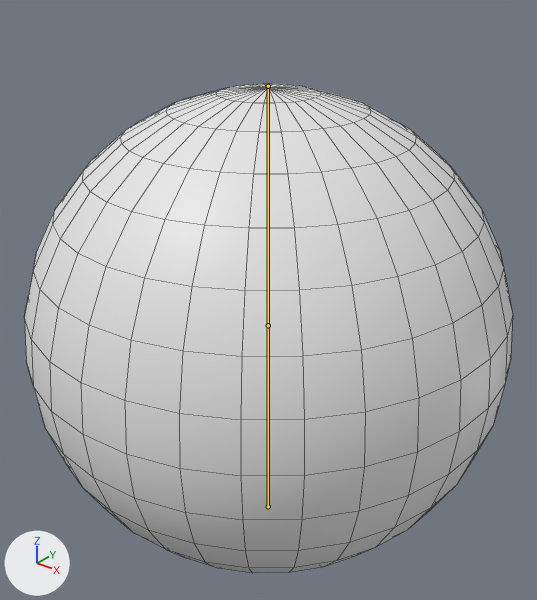
What one commit did to the FBX model Jamsepticeye/Content/Jamsepticeye/Characters/Enemies/EnemyBlob_Animated.fbx.
One viewpoint serves both versions: a 50 mm camera at (1.77, -2.22, 3.03) aimed at (0.0, 0.01, 1.65). Every picture has the same lights, and +X, +Y and +Z are marked at lower left. The picture after the commit comes second. Both versions are drawn at frame 12 of the action 'Armature|Move'; the numbers are the values there. The bones that bend it are drawn over the model as lines. Mesh edges are drawn as thin lines.

Names of what the first picture shows: 'Blob Enemy'.
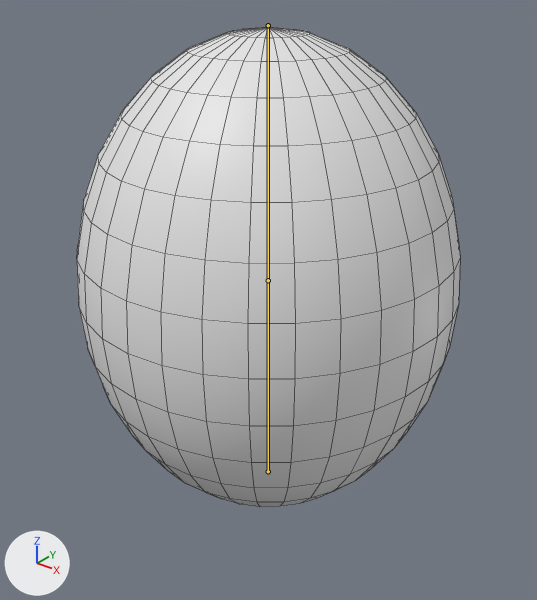
The change in detail:
Bone 'Bone' (bone_bone) moves from (0.0, 0.535, 0.0) to (0.0, 0.747, 0.0).
Bone 'Bone' (bone_bone) is rescaled from (1.0, 1.0, 1.0) to (0.78, 1.0, 0.78).

Where the change shows, as pixel boxes [x1, y1, x2, y2] in the pictures (537 x 600 px):
'Blob Enemy', posed (22% narrower)
    before: [24, 84, 513, 573]
    after: [77, 28, 460, 506]
bone 'Bone', root to tip
    before: (268, 506) to (268, 86)
    after: (268, 471) to (268, 25)
